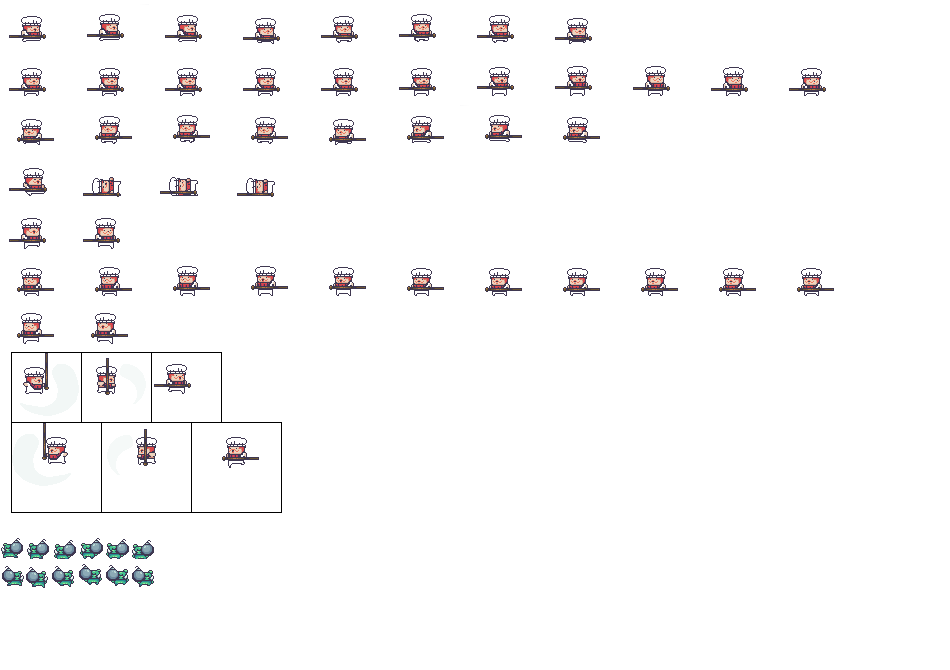
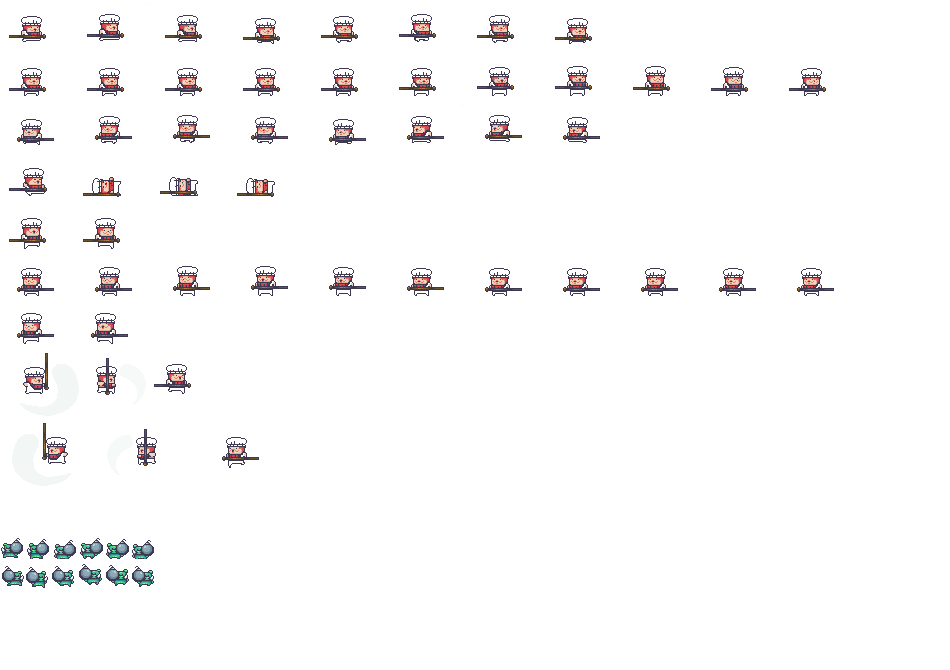
Layer changes from the first 950px x 670px image to the second:
hid "Rectangle 1" over [left=11, top=352, right=222, bottom=423]
hid "Rectangle 2" over [left=11, top=422, right=282, bottom=513]
